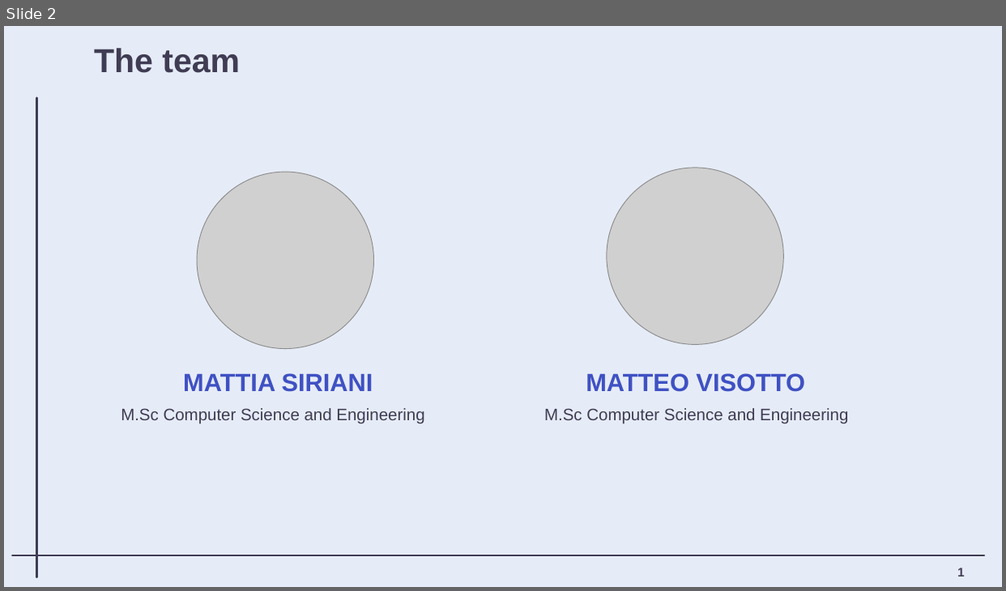
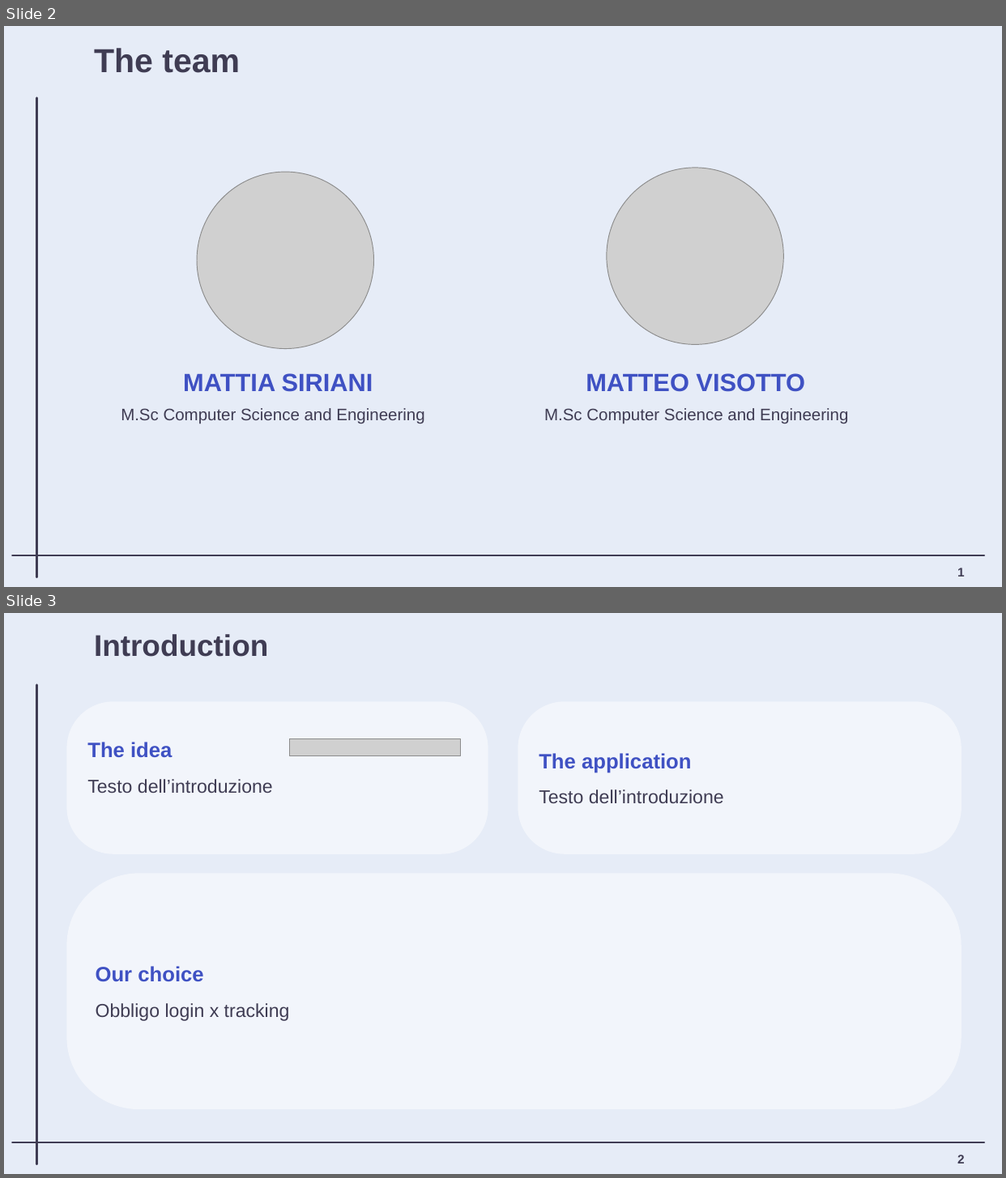
Before and after one commit to matteovisotto/DIMA-SirianiVisotto, a slide deck: Presentation/DIMA_myAPTracker_Presentation.pptx. Shown one above the other, each under a label of ours: slide 2 before the commit, slides 2 and 3 after it. The pictures are 1006x591 and 1006x1178 pixels, drawn with LibreOffice and Linux fonts; fonts in the diff are those of the drawing; grey boxes stand for pictures; background and template pictures are left out. Boxes give left, top, right and bottom in pixels: in the first picture for what was removed or moved away, otherwise in the second. Text is boxed around its words. In the diff, an @@ line names an element or a change of style, - is before the commit and + after.

```diff
--- a/Presentation/DIMA_myAPTracker_Presentation.pptx
+++ b/Presentation/DIMA_myAPTracker_Presentation.pptx
@@ slide 3 added at [4, 613, 1002, 1174], background #E6ECF7; not listed: 2 template elements that a slide beside it also shows @@
@@ title added at [94, 634, 268, 657], 28.8 pt, text #3F3C53, bold @@
+Introduction
@@ rounded rectangle added at [67, 701, 488, 854], fill #FFFFFF at 50% opacity, 18 pt, text #3F3C53 @@
+The idea
+Testo dell’introduzione
@@ rounded rectangle added at [518, 701, 962, 854], fill #FFFFFF at 50% opacity, 18 pt, text #3F3C53 @@
+The application
+Testo dell’introduzione
@@ picture added at [289, 739, 460, 756] @@
@@ rounded rectangle added at [67, 874, 961, 1110], fill #FFFFFF at 50% opacity, 18 pt, text #3F3C53 @@
+Our choice
+Obbligo login x tracking
@@ page number added at [957, 1155, 965, 1164], 12 pt, text #3F3C53, bold @@
+2
```
Also in this commit, not shown: 3 slides changed, 2 other slides added, 1 slide removed, 1 other file.
